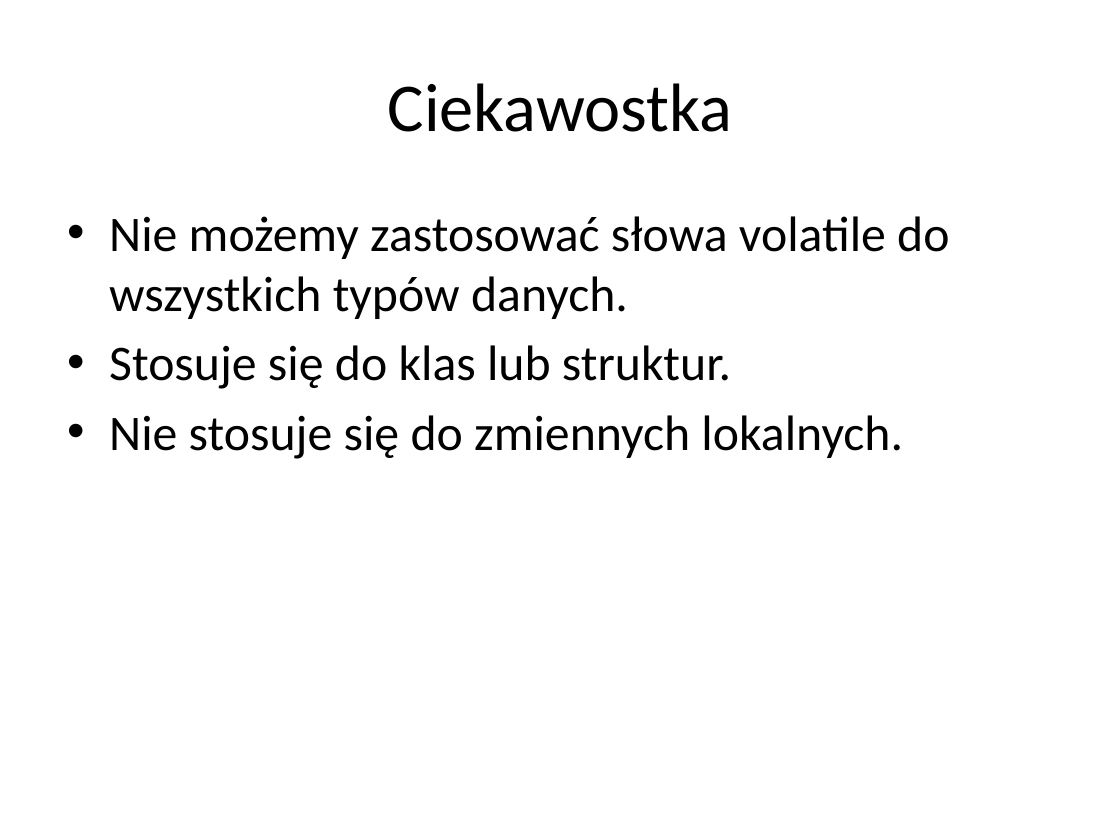
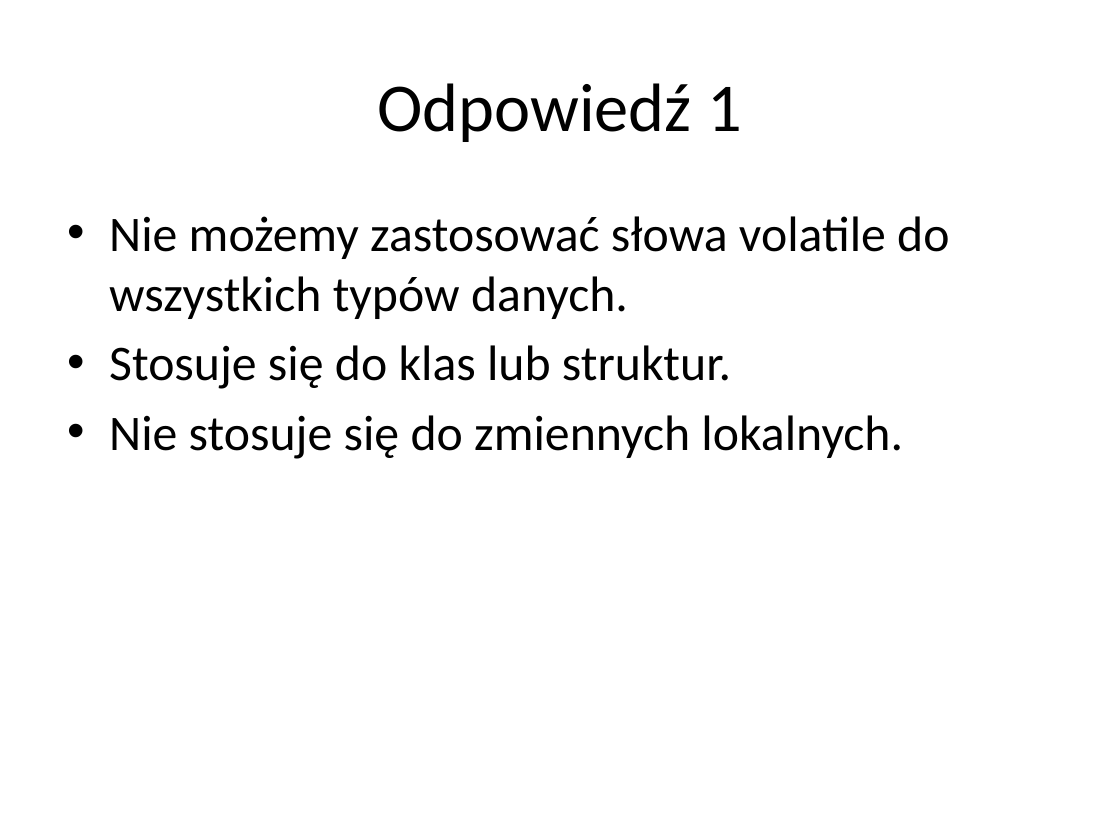
Before and after one commit to vantale/SOLID.DesignPatterns, a slide deck: slide 17 of SOLID.DesignPatterns/Singleton/Singleton - Presentation.pptx. Drawn at 1120x840 pixels with LibreOffice and Linux fonts; fonts in the diff are those of the drawing. Boxes give left, top, right and bottom in pixels: in the first picture for what was removed or moved away, otherwise in the second. Text is boxed around its words. In the diff, an @@ line names an element or a change of style, - is before the commit and + after.

```diff
--- a/SOLID.DesignPatterns/Singleton/Singleton - Presentation.pptx
+++ b/SOLID.DesignPatterns/Singleton/Singleton - Presentation.pptx
@@ title at [377,83,742,142]: text changed @@
-Ciekawostka
+Odpowiedź 1
```
Also in this commit, not shown: 4 other slides changed, 18 slides added, 3 other files.
